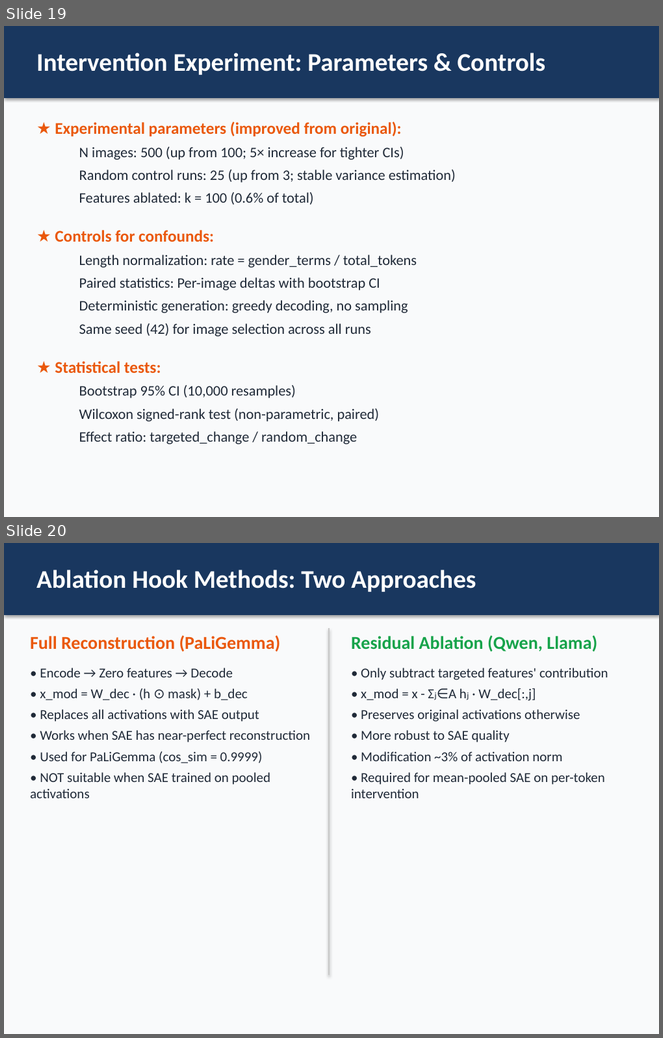
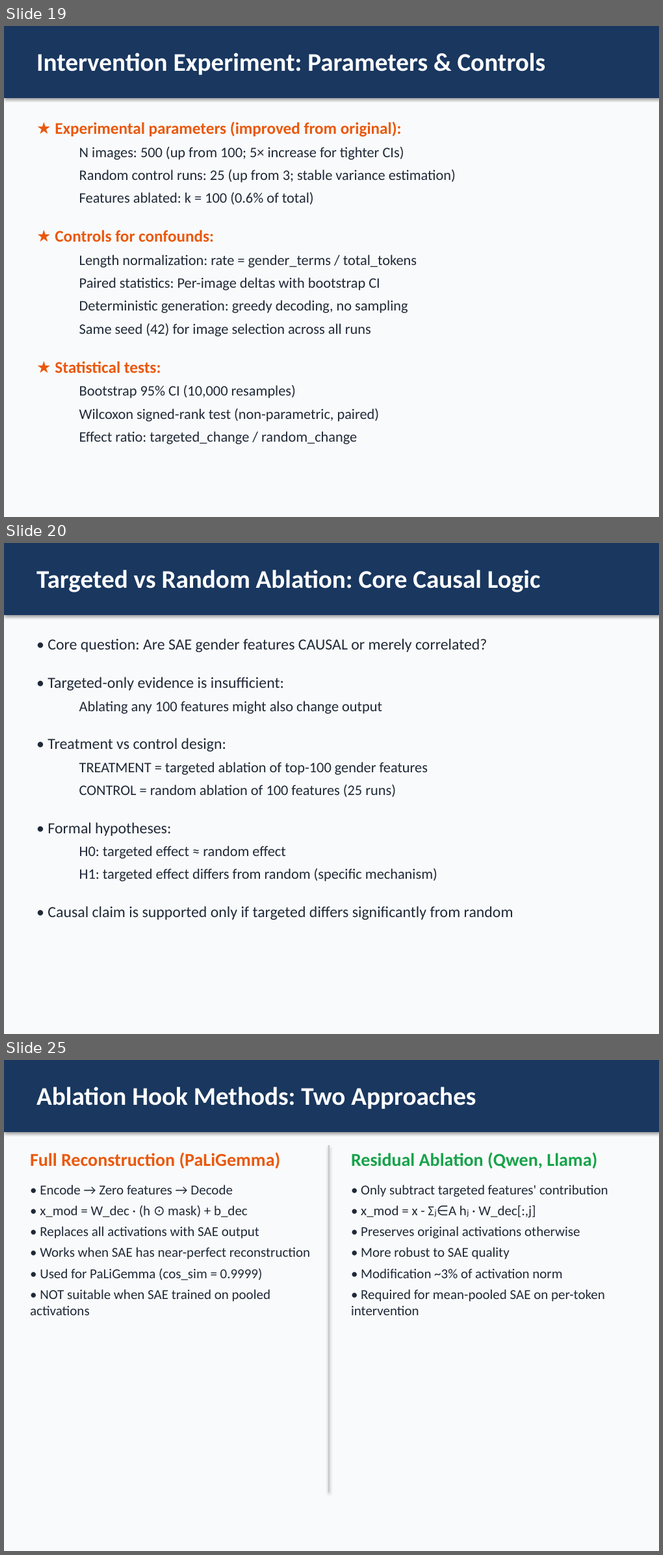
Before and after one commit to nour-mubarak/mechanistic_intrep, a slide deck: sae_captioning_project/presentation/SAE_Gender_Bias_Supervisor_Presentation.pptx. Shown one above the other, each under a label of ours: slides 19 and 20 before the commit, slides 19, 20 and 25 after it; the slides between them are not shown. The pictures are 663x1038 and 663x1555 pixels, drawn with LibreOffice and Linux fonts; fonts in the diff are those of the drawing. Boxes give left, top, right and bottom in pixels: in the first picture for what was removed or moved away, otherwise in the second. Text is boxed around its words. In the diff, an @@ line names an element or a change of style, - is before the commit and + after.

Commit message:
Update subproject commit references to indicate dirty state; enhance presentation content and structure for clarity in intervention experiment design

```diff
--- a/sae_captioning_project/presentation/SAE_Gender_Bias_Supervisor_Presentation.pptx
+++ b/sae_captioning_project/presentation/SAE_Gender_Bias_Supervisor_Presentation.pptx
@@ slide 20 added at (x1=4, y1=543, x2=659, y2=1034), background #F9FAFB @@
@@ rectangle added at (x1=4, y1=543, x2=659, y2=615), fill #19375F @@
@@ text added at (x1=36, y1=570, x2=541, y2=592), 28 pt, text #FFFFFF, bold @@
+Targeted vs Random Ablation: Core Causal Logic
@@ text added at (x1=48, y1=639, x2=514, y2=920), 16 pt, text #1F2937 @@
+• Core question: Are SAE gender features CAUSAL or merely correlated?
+• Targeted-only evidence is insufficient:
+  Ablating any 100 features might also change output
+• Treatment vs control design:
+  TREATMENT = targeted ablation of top-100 gender features
+  CONTROL = random ablation of 100 features (25 runs)
+• Formal hypotheses:
+  H0: targeted effect ≈ random effect
+  H1: targeted effect differs from random (specific mechanism)
+• Causal claim is supported only if targeted differs significantly from random
@@ what was slide 20 is now slide 25 @@
```
Also in this commit, not shown: 4 other slides added, 4 other files.
